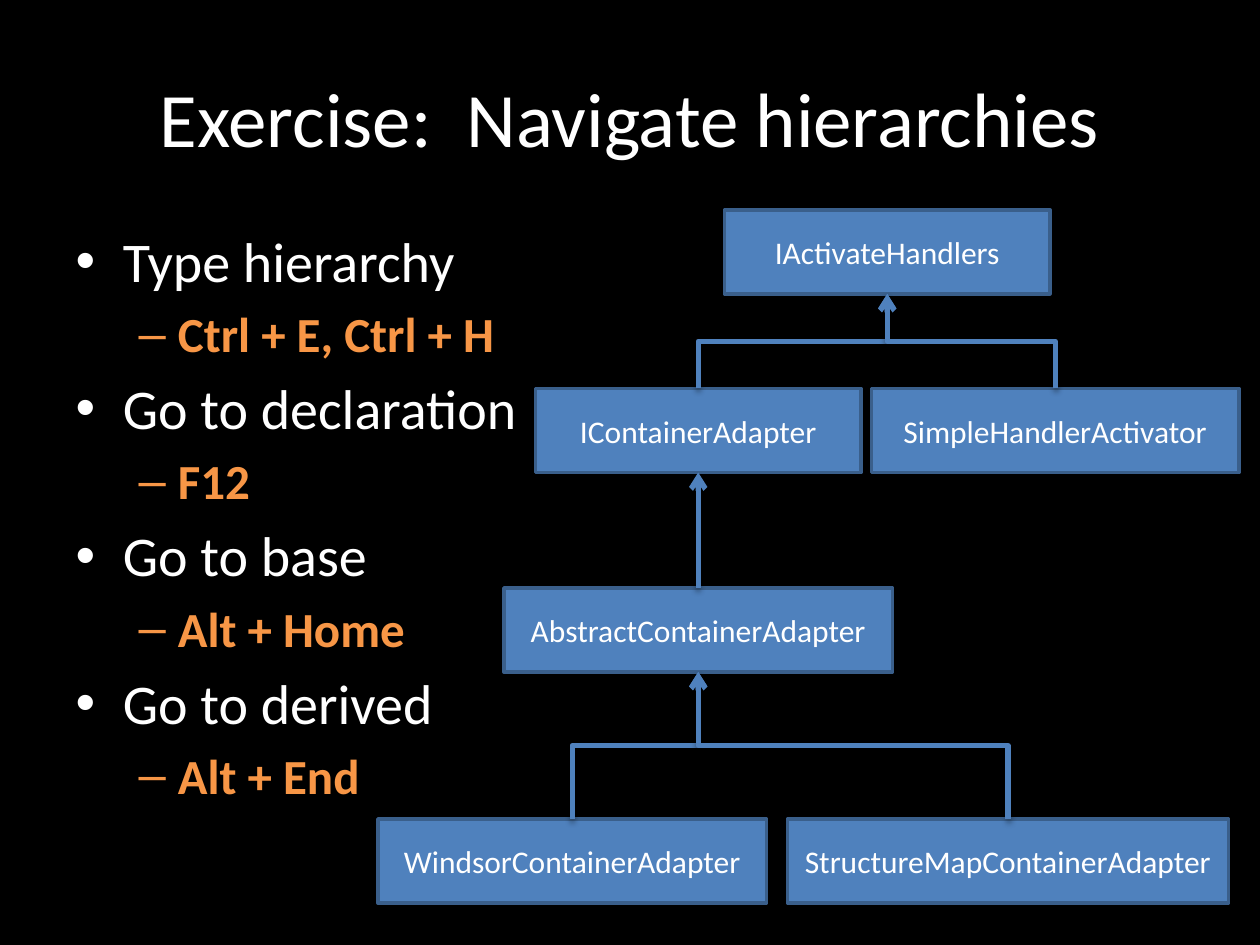
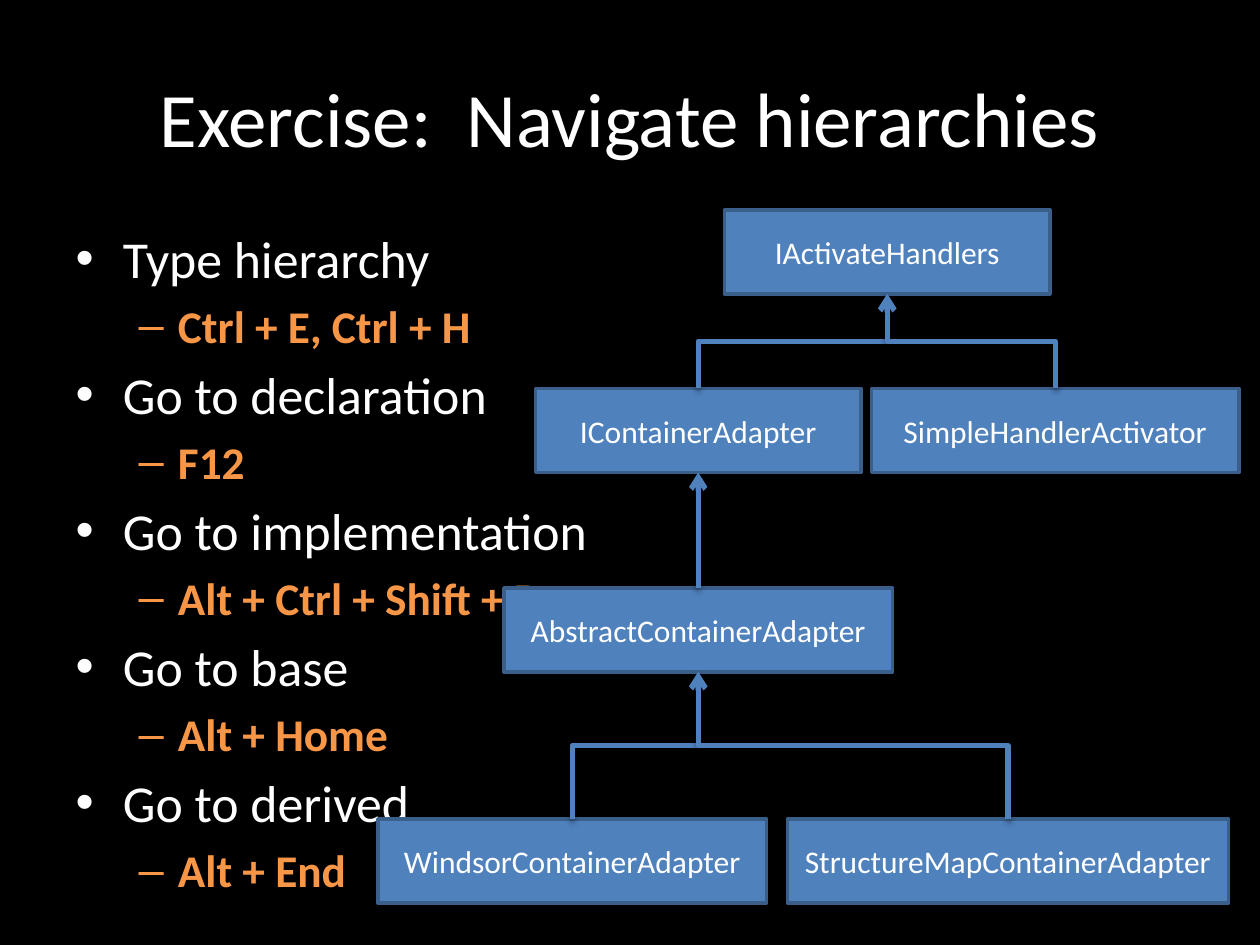
Before and after one commit to rasmuskl/ReSharperCourse, a slide deck: slide 39 of Presentations/2 - Exercises - ReSharper Course.pptx. Drawn at 1260x945 pixels with LibreOffice and Linux fonts; fonts in the diff are those of the drawing. Boxes give left, top, right and bottom in pixels: in the first picture for what was removed or moved away, otherwise in the second. Text is boxed around its words. In the diff, an @@ line names an element or a change of style, - is before the commit and + after.

```diff
--- a/Presentations/2 - Exercises - ReSharper Course.pptx
+++ b/Presentations/2 - Exercises - ReSharper Course.pptx
@@ text at box(123, 242, 486, 834): size 32 to 29.6 pt in "Type hierarchy", "Go to declaration", "Go to base", "Go to derived"; size 28 to 25.9 pt in "Ctrl + E, Ctrl + H", "F12", "Alt + Home", "Alt + End" @@
@@ text at box(123, 514, 586, 626): paragraphs added @@
+• Go to implementation
+  – Alt + Ctrl + Shift + B
```
Also in this commit, not shown: 1 other slide changed.
